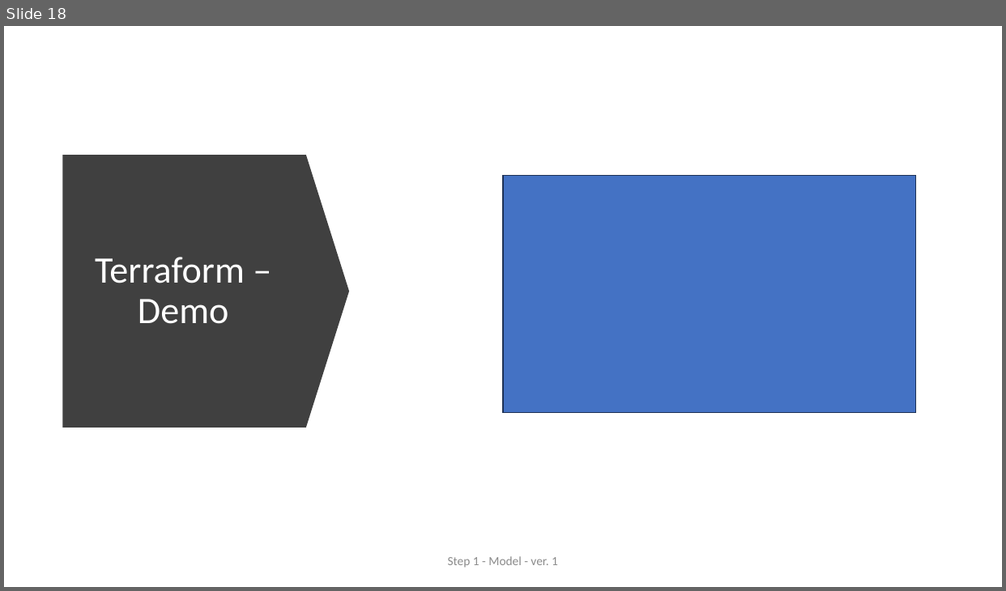
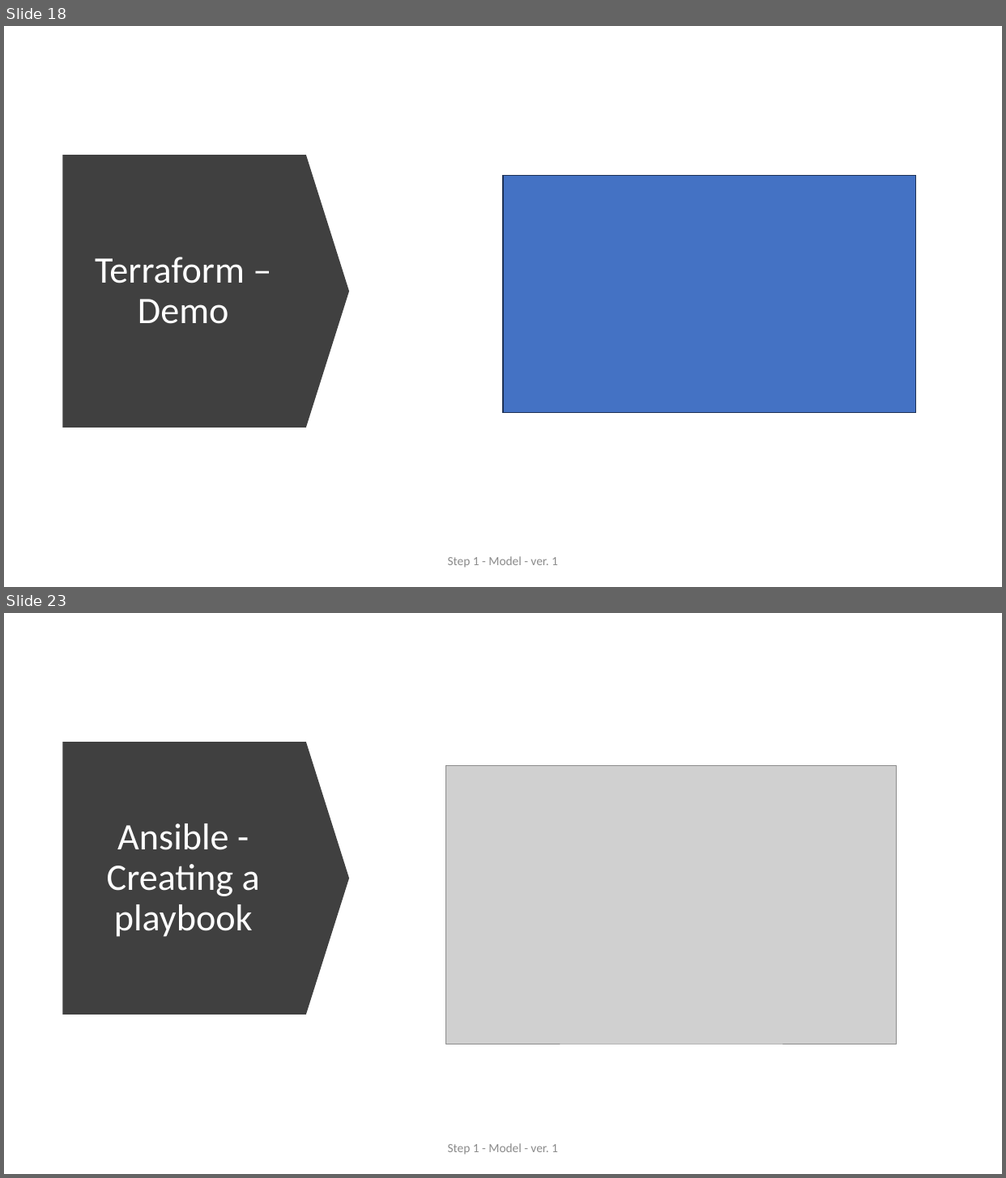
Before and after one commit to ext4dmin/DevOps-Mentorship, a slide deck: Step05-Infrastructure_as_a_Code_presentation.pptx. Shown one above the other, each under a label of ours: slide 18 before the commit, slides 18 and 23 after it; the slides between them are not shown. The pictures are 1006x591 and 1006x1178 pixels, drawn with LibreOffice and Linux fonts; fonts in the diff are those of the drawing; grey boxes stand for pictures. Boxes give left, top, right and bottom in pixels: in the first picture for what was removed or moved away, otherwise in the second. Text is boxed around its words. In the diff, an @@ line names an element or a change of style, - is before the commit and + after.

Commit message:
Step 5. IaC: - To Review

```diff
--- a/Step05-Infrastructure_as_a_Code_presentation.pptx
+++ b/Step05-Infrastructure_as_a_Code_presentation.pptx
@@ slide 23 added at bbox=[4, 613, 1002, 1174], background #FFFFFF @@
@@ down arrow added at bbox=[63, 742, 350, 1015], fill #404040 @@
@@ picture added at bbox=[446, 766, 897, 1044] @@
@@ title added at bbox=[107, 824, 260, 937], 36 pt, text #FFFFFF @@
+Ansible - Creating a playbook
@@ text added at bbox=[448, 1144, 558, 1154], 12 pt, text #8C8C8C @@
+Step 1 - Model - ver. 1
```
Also in this commit, not shown: 1 slide changed, 6 other slides added, 2 other files.
